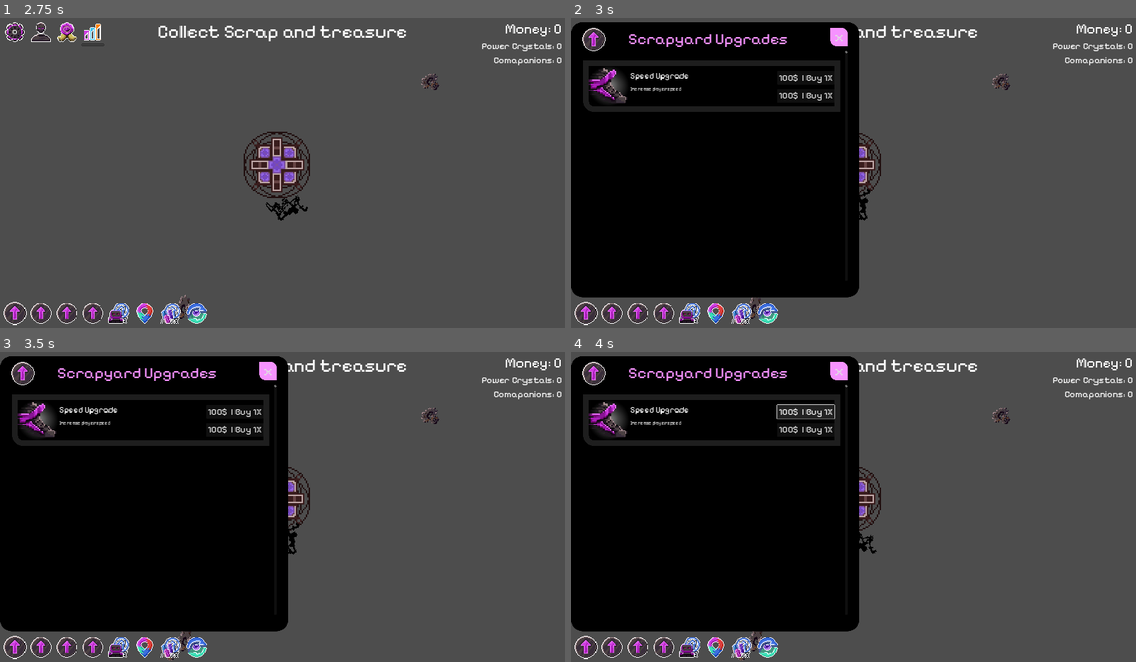
Above: before the commit, frames 1-4 (two rows, left to right).
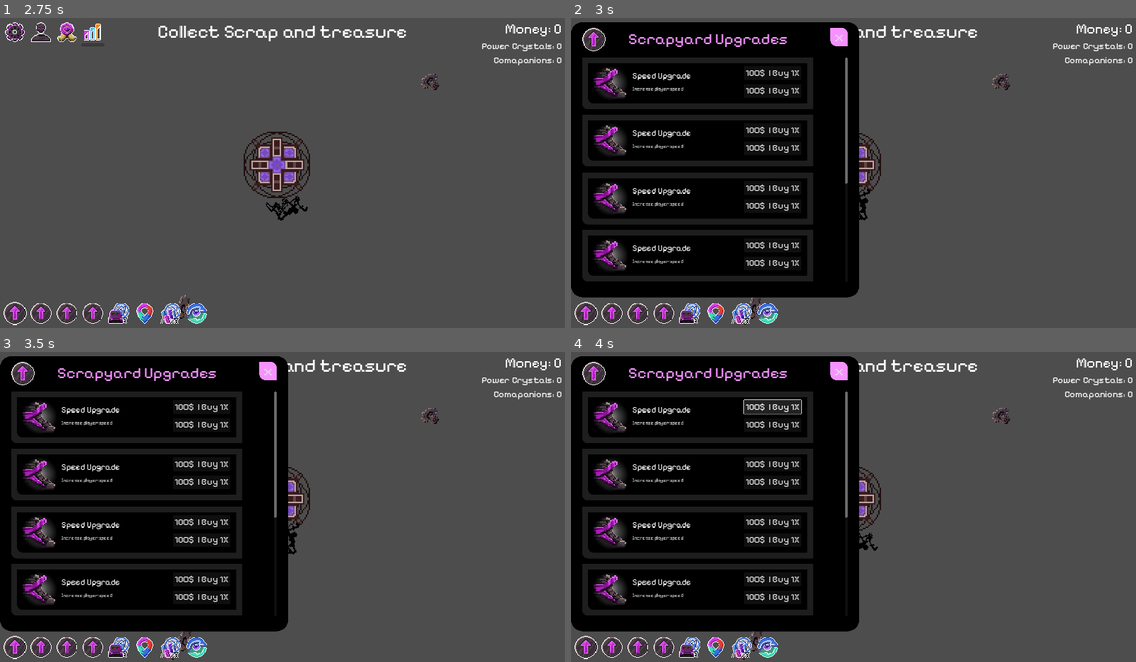
Above: after the commit, the same moments.

Repository: NathanHeaton/Robo-revolution
Game: Godot game, scene res://main.tscn
Same seed, same stepped clock (60 frames per second), same inputs: the game is played once before the commit and once after it.
Inputs (mouse positions are in pixels of both pictures, inside the frame that each line leads up to):
- Up to frame 1 (2.75 s): click (39, 33) at 0.5 s; click (67, 33) at 1.25 s; click (90, 33) at 2 s
- Up to frame 2 (3 s): click (587, 312) at 2.75 s
- Up to frame 3 (3.5 s): no input
- Up to frame 4 (4 s): click "100$ | Buy 1X" at 3.5 s

Frame 1 is identical in both runs. In frame 2, 10% of the frame differs, in the area x 2-49%, y 10-85%; in frame 3, 10%; in frame 4, 11%, in the area x 2-55%, y 10-85%.

Commit message:
fixed UI code and added upgrade card scene to programtically add UI elements

Diff:
--- a/robo-revolution/hud.gd
+++ b/robo-revolution/hud.gd
@@ -1,10 +1,13 @@
 extends Control
+
+var upgrade_card_scene = preload("res://upgrade_card.tscn")
 
 signal start_game
 
 # Called when the node enters the scene tree for the first time.
 func _ready() -> void:
 	$Scrapyard_upgrade_panel.hide()
+	generate_scrapyard_upgrades()
 
 
 # Called every frame. 'delta' is the elapsed time since the previous frame.
@@ -43,3 +46,12 @@
 	# close the scrapyard upgarde panel
 	$MarginContainer/upgrades_Locations_nav/Scrapyard_Upgrades.button_pressed = false
 	$MarginContainer/upgrades_Locations_nav/Scrapyard_Upgrades.emit_signal("toggled", false)
+
+
+func generate_scrapyard_upgrades() -> void:
+	for upgrade in UpgradeData.upgrades.get("Scrapyard"):
+		print(upgrade)
+		var card = upgrade_card_scene.instantiate()
+		$Scrapyard_upgrade_panel/Scrapyard_container/Scrapyard_content/ScrollContainer/Upgrades.add_child(card)
+
+	print($Scrapyard_upgrade_panel/Scrapyard_container/Scrapyard_content/ScrollContainer/Upgrades.get_children())
--- a/robo-revolution/hud.tscn
+++ b/robo-revolution/hud.tscn
@@ -1,11 +1,9 @@
-[gd_scene load_steps=25 format=3 uid="uid://3pke8c3v8xbd"]
+[gd_scene load_steps=21 format=3 uid="uid://3pke8c3v8xbd"]
 
 [ext_resource type="Script" path="res://hud.gd" id="1_qb4pq"]
 [ext_resource type="FontFile" uid="uid://battadr66q4dj" path="res://assets/Fonts/PixelifySans-VariableFont_wght.ttf" id="2_31lgq"]
 [ext_resource type="Texture2D" uid="uid://b5fqnhsorrxyf" path="res://assets/top_nav_icons.png" id="2_yatbj"]
 [ext_resource type="Texture2D" uid="uid://bisrwqsp3i7ac" path="res://assets/upgrade_icons.png" id="3_80ti6"]
-[ext_resource type="Texture2D" uid="uid://bictl1ubjaau0" path="res://assets/Basic Items.png" id="5_xomnu"]
-[ext_resource type="Texture2D" uid="uid://emau8dp4fqpx" path="res://assets/Glow_Background.png" id="6_f8eli"]
 
 [sub_resource type="AtlasTexture" id="AtlasTexture_p0poq"]
 atlas = ExtResource("2_yatbj")
@@ -66,17 +64,9 @@
 atlas = ExtResource("3_80ti6")
 region = Rect2(0, 0, 32, 32)
 
-[sub_resource type="StyleBoxFlat" id="StyleBoxFlat_m04em"]
-bg_color = Color(0.117647, 0.117647, 0.117647, 1)
-corner_radius_bottom_left = 40
-
-[sub_resource type="StyleBoxFlat" id="StyleBoxFlat_yogin"]
-bg_color = Color(0, 0, 0, 1)
-corner_radius_bottom_left = 20
-
-[sub_resource type="AtlasTexture" id="AtlasTexture_ss25v"]
-atlas = ExtResource("5_xomnu")
-region = Rect2(0, 0, 32, 32)
+[sub_resource type="StyleBoxFlat" id="StyleBoxFlat_uppe2"]
+content_margin_top = 20.0
+bg_color = Color(0.6, 0.6, 0.6, 0)
 
 [sub_resource type="StyleBoxFlat" id="StyleBoxFlat_j4ens"]
 bg_color = Color(0.964706, 0.572549, 1, 1)
@@ -267,149 +257,53 @@
 grow_vertical = 2
 theme_override_styles/panel = SubResource("StyleBoxFlat_ugnei")
 
-[node name="MarginContainer" type="MarginContainer" parent="Scrapyard_upgrade_panel"]
-layout_mode = 0
-offset_right = 1000.0
-offset_bottom = 956.0
-theme_override_constants/margin_left = 40
-theme_override_constants/margin_top = 20
-theme_override_constants/margin_right = 40
-theme_override_constants/margin_bottom = 12
-
-[node name="Title_Bar" type="HBoxContainer" parent="Scrapyard_upgrade_panel/MarginContainer"]
-custom_minimum_size = Vector2(0, 80)
-layout_mode = 2
-size_flags_vertical = 0
-theme_override_constants/separation = 80
-
-[node name="TextureRect" type="TextureRect" parent="Scrapyard_upgrade_panel/MarginContainer/Title_Bar"]
-custom_minimum_size = Vector2(80, 80)
-layout_mode = 2
-texture = SubResource("AtlasTexture_psalp")
-
-[node name="Title" type="Label" parent="Scrapyard_upgrade_panel/MarginContainer/Title_Bar"]
-layout_mode = 2
-theme_override_colors/font_color = Color(0.964706, 0.572549, 1, 1)
-theme_override_fonts/font = ExtResource("2_31lgq")
-theme_override_font_sizes/font_size = 54
-text = "Scrapyard Upgrades"
-
-[node name="Upgrades_Section_Scrapyard" type="VBoxContainer" parent="Scrapyard_upgrade_panel/MarginContainer"]
-layout_mode = 2
-
-[node name="MarginContainer" type="MarginContainer" parent="Scrapyard_upgrade_panel/MarginContainer/Upgrades_Section_Scrapyard"]
-layout_mode = 2
-theme_override_constants/margin_top = 80
-
-[node name="VScrollBar" type="VScrollBar" parent="Scrapyard_upgrade_panel/MarginContainer/Upgrades_Section_Scrapyard/MarginContainer"]
-custom_minimum_size = Vector2(0, 800)
-layout_mode = 2
-size_flags_horizontal = 8
-
-[node name="Upgrades" type="VBoxContainer" parent="Scrapyard_upgrade_panel/MarginContainer/Upgrades_Section_Scrapyard/MarginContainer/VScrollBar"]
-custom_minimum_size = Vector2(0, 800)
-layout_mode = 1
-anchors_preset = 15
-anchor_right = 1.0
-anchor_bottom = 1.0
-offset_left = -908.0
-offset_top = 33.0
-offset_right = -23.0
-offset_bottom = 33.0
-grow_horizontal = 2
-grow_vertical = 2
-
-[node name="Speed_Upgrade" type="Panel" parent="Scrapyard_upgrade_panel/MarginContainer/Upgrades_Section_Scrapyard/MarginContainer/VScrollBar/Upgrades"]
-custom_minimum_size = Vector2(0, 180)
-layout_mode = 2
-theme_override_styles/panel = SubResource("StyleBoxFlat_m04em")
-
-[node name="MarginContainer" type="MarginContainer" parent="Scrapyard_upgrade_panel/MarginContainer/Upgrades_Section_Scrapyard/MarginContainer/VScrollBar/Upgrades/Speed_Upgrade"]
+[node name="Scrapyard_container" type="MarginContainer" parent="Scrapyard_upgrade_panel"]
 layout_mode = 1
 anchors_preset = 15
 anchor_right = 1.0
 anchor_bottom = 1.0
 grow_horizontal = 2
 grow_vertical = 2
-theme_override_constants/margin_left = 20
+theme_override_constants/margin_left = 40
 theme_override_constants/margin_top = 20
-theme_override_constants/margin_right = 20
-theme_override_constants/margin_bottom = 20
-
-[node name="Speed_Upgarde_Content_Panel" type="Panel" parent="Scrapyard_upgrade_panel/MarginContainer/Upgrades_Section_Scrapyard/MarginContainer/VScrollBar/Upgrades/Speed_Upgrade/MarginContainer"]
-layout_mode = 2
-theme_override_styles/panel = SubResource("StyleBoxFlat_yogin")
-
-[node name="Speed_Upgarde_Content" type="HBoxContainer" parent="Scrapyard_upgrade_panel/MarginContainer/Upgrades_Section_Scrapyard/MarginContainer/VScrollBar/Upgrades/Speed_Upgrade/MarginContainer/Speed_Upgarde_Content_Panel"]
-layout_mode = 1
-anchors_preset = 15
-anchor_right = 1.0
-anchor_bottom = 1.0
-grow_horizontal = 2
-grow_vertical = 2
-
-[node name="Speed_Upgrade_Icon" type="TextureRect" parent="Scrapyard_upgrade_panel/MarginContainer/Upgrades_Section_Scrapyard/MarginContainer/VScrollBar/Upgrades/Speed_Upgrade/MarginContainer/Speed_Upgarde_Content_Panel/Speed_Upgarde_Content"]
-z_as_relative = false
-layout_mode = 2
-size_flags_horizontal = 4
-texture = SubResource("AtlasTexture_ss25v")
-expand_mode = 3
-
-[node name="Background_Glow" type="TextureRect" parent="Scrapyard_upgrade_panel/MarginContainer/Upgrades_Section_Scrapyard/MarginContainer/VScrollBar/Upgrades/Speed_Upgrade/MarginContainer/Speed_Upgarde_Content_Panel/Speed_Upgarde_Content/Speed_Upgrade_Icon"]
-modulate = Color(1, 1, 1, 0.72549)
-show_behind_parent = true
-z_as_relative = false
-layout_mode = 1
-anchors_preset = 15
-anchor_right = 1.0
-anchor_bottom = 1.0
-grow_horizontal = 2
-grow_vertical = 2
-texture = ExtResource("6_f8eli")
-expand_mode = 1
-
-[node name="VBoxContainer" type="VBoxContainer" parent="Scrapyard_upgrade_panel/MarginContainer/Upgrades_Section_Scrapyard/MarginContainer/VScrollBar/Upgrades/Speed_Upgrade/MarginContainer/Speed_Upgarde_Content_Panel/Speed_Upgarde_Content"]
-layout_mode = 2
-theme_override_constants/separation = 15
-
-[node name="seperator" type="Control" parent="Scrapyard_upgrade_panel/MarginContainer/Upgrades_Section_Scrapyard/MarginContainer/VScrollBar/Upgrades/Speed_Upgrade/MarginContainer/Speed_Upgarde_Content_Panel/Speed_Upgarde_Content/VBoxContainer"]
-layout_mode = 2
-
-[node name="Speed_Title" type="Label" parent="Scrapyard_upgrade_panel/MarginContainer/Upgrades_Section_Scrapyard/MarginContainer/VScrollBar/Upgrades/Speed_Upgrade/MarginContainer/Speed_Upgarde_Content_Panel/Speed_Upgarde_Content/VBoxContainer"]
-layout_mode = 2
-theme_override_fonts/font = ExtResource("2_31lgq")
-theme_override_font_sizes/font_size = 28
-text = "Speed Upgrade"
-
-[node name="Speed_Description" type="Label" parent="Scrapyard_upgrade_panel/MarginContainer/Upgrades_Section_Scrapyard/MarginContainer/VScrollBar/Upgrades/Speed_Upgrade/MarginContainer/Speed_Upgarde_Content_Panel/Speed_Upgarde_Content/VBoxContainer"]
-layout_mode = 2
-theme_override_colors/font_color = Color(0.85098, 0.85098, 0.85098, 1)
-text = "Increase player speed
-"
-
-[node name="VBoxContainer" type="VBoxContainer" parent="Scrapyard_upgrade_panel/MarginContainer/Upgrades_Section_Scrapyard/MarginContainer/VScrollBar/Upgrades/Speed_Upgrade/MarginContainer/Speed_Upgarde_Content_Panel"]
-layout_mode = 1
-anchors_preset = 3
-anchor_left = 1.0
-anchor_top = 1.0
-anchor_right = 1.0
-anchor_bottom = 1.0
-offset_left = -197.0
-offset_top = -124.0
-grow_horizontal = 0
-grow_vertical = 0
-theme_override_constants/separation = 15
-
-[node name="Button" type="Button" parent="Scrapyard_upgrade_panel/MarginContainer/Upgrades_Section_Scrapyard/MarginContainer/VScrollBar/Upgrades/Speed_Upgrade/MarginContainer/Speed_Upgarde_Content_Panel/VBoxContainer"]
-layout_mode = 2
-theme_override_fonts/font = ExtResource("2_31lgq")
-theme_override_font_sizes/font_size = 32
-text = "100$  | Buy 1X"
-
-[node name="Button2" type="Button" parent="Scrapyard_upgrade_panel/MarginContainer/Upgrades_Section_Scrapyard/MarginContainer/VScrollBar/Upgrades/Speed_Upgrade/MarginContainer/Speed_Upgarde_Content_Panel/VBoxContainer"]
-layout_mode = 2
-theme_override_font_sizes/font_size = 32
-text = "100$  | Buy 1X"
+theme_override_constants/margin_right = 40
+theme_override_constants/margin_bottom = 12
+
+[node name="Scrapyard_content" type="VBoxContainer" parent="Scrapyard_upgrade_panel/Scrapyard_container"]
+layout_mode = 2
+
+[node name="Title_Bar" type="HBoxContainer" parent="Scrapyard_upgrade_panel/Scrapyard_container/Scrapyard_content"]
+custom_minimum_size = Vector2(0, 80)
+layout_mode = 2
+size_flags_vertical = 0
+theme_override_constants/separation = 80
+
+[node name="TextureRect" type="TextureRect" parent="Scrapyard_upgrade_panel/Scrapyard_container/Scrapyard_content/Title_Bar"]
+custom_minimum_size = Vector2(80, 80)
+layout_mode = 2
+texture = SubResource("AtlasTexture_psalp")
+
+[node name="Title" type="Label" parent="Scrapyard_upgrade_panel/Scrapyard_container/Scrapyard_content/Title_Bar"]
+layout_mode = 2
+theme_override_colors/font_color = Color(0.964706, 0.572549, 1, 1)
+theme_override_fonts/font = ExtResource("2_31lgq")
+theme_override_font_sizes/font_size = 54
+text = "Scrapyard Upgrades"
+
+[node name="ScrollContainer" type="ScrollContainer" parent="Scrapyard_upgrade_panel/Scrapyard_container/Scrapyard_content"]
+custom_minimum_size = Vector2(0, 800)
+layout_mode = 2
+theme_override_styles/panel = SubResource("StyleBoxFlat_uppe2")
+horizontal_scroll_mode = 0
+
+[node name="Upgrades" type="VBoxContainer" parent="Scrapyard_upgrade_panel/Scrapyard_container/Scrapyard_content/ScrollContainer"]
+clip_contents = true
+custom_minimum_size = Vector2(0, 800)
+layout_direction = 2
+layout_mode = 2
+size_flags_horizontal = 3
+size_flags_vertical = 0
+theme_override_constants/separation = 200
 
 [node name="Scrapyard_Close_Button" type="Button" parent="Scrapyard_upgrade_panel"]
 clip_children = 2
--- a/robo-revolution/main.gd
+++ b/robo-revolution/main.gd
@@ -19,7 +19,6 @@
 
 func _on_item_collector_collect(body: Node) -> void:
 	money += body.get_value()
-	print("money gained")
 	$HUD.update_money(money)
 
 
@@ -42,21 +41,16 @@
 
 func item_spawn_location() -> Vector2: # picks where to spawn the loot items and avoids the center of the screen
 	var item_spawn_region = $Player.get_item_spawn_region()
-	print(item_spawn_region)
 	var rndLocation = Vector2(randi_range(item_spawn_region[0].x,item_spawn_region[1].x),randi_range(item_spawn_region[0].y,item_spawn_region[1].y))
-
 	if (rndLocation.x > 820 && rndLocation.x < 1150):
 		if(rndLocation.y > 325 && rndLocation.y < 725):
 			rndLocation = Vector2(rndLocation.x + 400, rndLocation.y+ 400)
-
 
 	return rndLocation
 
 
 
 func _spawn_loot() -> void:
-
-
 	var loot = $Item_creator.spawn_item(rarity_lvl,"Scrapyard", "scrap", scrap_treasure)
 
 	var rotation_dir = 0
--- /dev/null
+++ b/robo-revolution/upgrade_card.gd
@@ -0,0 +1,11 @@
+extends Panel
+
+
+# Called when the node enters the scene tree for the first time.
+func _ready() -> void:
+	pass # Replace with function body.
+
+
+# Called every frame. 'delta' is the elapsed time since the previous frame.
+func _process(delta: float) -> void:
+	pass
--- /dev/null
+++ b/robo-revolution/upgrade_card.tscn
@@ -0,0 +1,125 @@
+[gd_scene load_steps=9 format=3 uid="uid://uarugnx1gljb"]
+
+[ext_resource type="Script" path="res://upgrade_card.gd" id="1_2ltps"]
+[ext_resource type="Texture2D" uid="uid://bictl1ubjaau0" path="res://assets/Basic Items.png" id="1_i8ykb"]
+[ext_resource type="Texture2D" uid="uid://emau8dp4fqpx" path="res://assets/Glow_Background.png" id="2_e7vse"]
+[ext_resource type="FontFile" uid="uid://battadr66q4dj" path="res://assets/Fonts/PixelifySans-VariableFont_wght.ttf" id="3_au76j"]
+
+[sub_resource type="StyleBoxFlat" id="StyleBoxFlat_tvyci"]
+bg_color = Color(0.117647, 0.117647, 0.117647, 1)
+corner_radius_bottom_left = 20
+
+[sub_resource type="StyleBoxFlat" id="StyleBoxFlat_56gpc"]
+bg_color = Color(0.117647, 0.117647, 0.117647, 1)
+corner_radius_bottom_left = 20
+
+[sub_resource type="StyleBoxFlat" id="StyleBoxFlat_7njfd"]
+bg_color = Color(0, 0, 0, 1)
+corner_radius_bottom_left = 20
+
+[sub_resource type="AtlasTexture" id="AtlasTexture_8ydby"]
+atlas = ExtResource("1_i8ykb")
+region = Rect2(0, 0, 32, 32)
+
+[node name="upgrade_card" type="Panel"]
+anchors_preset = -1
+anchor_right = 0.408
+anchor_bottom = 0.183
+offset_right = 0.319946
+offset_bottom = -17.64
+theme_override_styles/panel = SubResource("StyleBoxFlat_tvyci")
+script = ExtResource("1_2ltps")
+
+[node name="Panel" type="Panel" parent="."]
+custom_minimum_size = Vector2(800, 180)
+layout_mode = 0
+offset_right = 40.0
+offset_bottom = 40.0
+theme_override_styles/panel = SubResource("StyleBoxFlat_56gpc")
+
+[node name="MarginContainer" type="MarginContainer" parent="Panel"]
+layout_mode = 1
+anchors_preset = 15
+anchor_right = 1.0
+anchor_bottom = 1.0
+grow_horizontal = 2
+grow_vertical = 2
+theme_override_constants/margin_left = 20
+theme_override_constants/margin_top = 20
+theme_override_constants/margin_right = 20
+theme_override_constants/margin_bottom = 20
+
+[node name="Speed_Upgarde_Content_Panel" type="Panel" parent="Panel/MarginContainer"]
+layout_mode = 2
+theme_override_styles/panel = SubResource("StyleBoxFlat_7njfd")
+
+[node name="MarginContainer" type="MarginContainer" parent="Panel/MarginContainer/Speed_Upgarde_Content_Panel"]
+layout_mode = 1
+anchors_preset = 15
+anchor_right = 1.0
+anchor_bottom = 1.0
+grow_horizontal = 2
+grow_vertical = 2
+theme_override_constants/margin_left = 20
+theme_override_constants/margin_top = 10
+theme_override_constants/margin_right = 20
+theme_override_constants/margin_bottom = 10
+
+[node name="Speed_Upgarde_Content" type="HBoxContainer" parent="Panel/MarginContainer/Speed_Upgarde_Content_Panel/MarginContainer"]
+layout_mode = 2
+theme_override_constants/separation = 15
+
+[node name="Speed_Upgrade_Icon" type="TextureRect" parent="Panel/MarginContainer/Speed_Upgarde_Content_Panel/MarginContainer/Speed_Upgarde_Content"]
+z_as_relative = false
+layout_mode = 2
+size_flags_horizontal = 0
+texture = SubResource("AtlasTexture_8ydby")
+expand_mode = 3
+
+[node name="Background_Glow" type="TextureRect" parent="Panel/MarginContainer/Speed_Upgarde_Content_Panel/MarginContainer/Speed_Upgarde_Content/Speed_Upgrade_Icon"]
+modulate = Color(1, 1, 1, 0.72549)
+show_behind_parent = true
+z_as_relative = false
+layout_mode = 1
+anchors_preset = 15
+anchor_right = 1.0
+anchor_bottom = 1.0
+grow_horizontal = 2
+grow_vertical = 2
+texture = ExtResource("2_e7vse")
+expand_mode = 1
+
+[node name="VBoxContainer" type="VBoxContainer" parent="Panel/MarginContainer/Speed_Upgarde_Content_Panel/MarginContainer/Speed_Upgarde_Content"]
+layout_mode = 2
+theme_override_constants/separation = 15
+
+[node name="seperator" type="Control" parent="Panel/MarginContainer/Speed_Upgarde_Content_Panel/MarginContainer/Speed_Upgarde_Content/VBoxContainer"]
+layout_mode = 2
+
+[node name="Speed_Title" type="Label" parent="Panel/MarginContainer/Speed_Upgarde_Content_Panel/MarginContainer/Speed_Upgarde_Content/VBoxContainer"]
+layout_mode = 2
+theme_override_fonts/font = ExtResource("3_au76j")
+theme_override_font_sizes/font_size = 28
+text = "Speed Upgrade"
+
+[node name="Speed_Description" type="Label" parent="Panel/MarginContainer/Speed_Upgarde_Content_Panel/MarginContainer/Speed_Upgarde_Content/VBoxContainer"]
+layout_mode = 2
+theme_override_colors/font_color = Color(0.85098, 0.85098, 0.85098, 1)
+text = "Increase player speed
+"
+
+[node name="VBoxContainer2" type="VBoxContainer" parent="Panel/MarginContainer/Speed_Upgarde_Content_Panel/MarginContainer"]
+layout_mode = 2
+size_flags_horizontal = 8
+theme_override_constants/separation = 15
+
+[node name="Button" type="Button" parent="Panel/MarginContainer/Speed_Upgarde_Content_Panel/MarginContainer/VBoxContainer2"]
+layout_mode = 2
+theme_override_fonts/font = ExtResource("3_au76j")
+theme_override_font_sizes/font_size = 32
+text = "100$  | Buy 1X"
+
+[node name="Button2" type="Button" parent="Panel/MarginContainer/Speed_Upgarde_Content_Panel/MarginContainer/VBoxContainer2"]
+layout_mode = 2
+theme_override_font_sizes/font_size = 32
+text = "100$  | Buy 1X"
